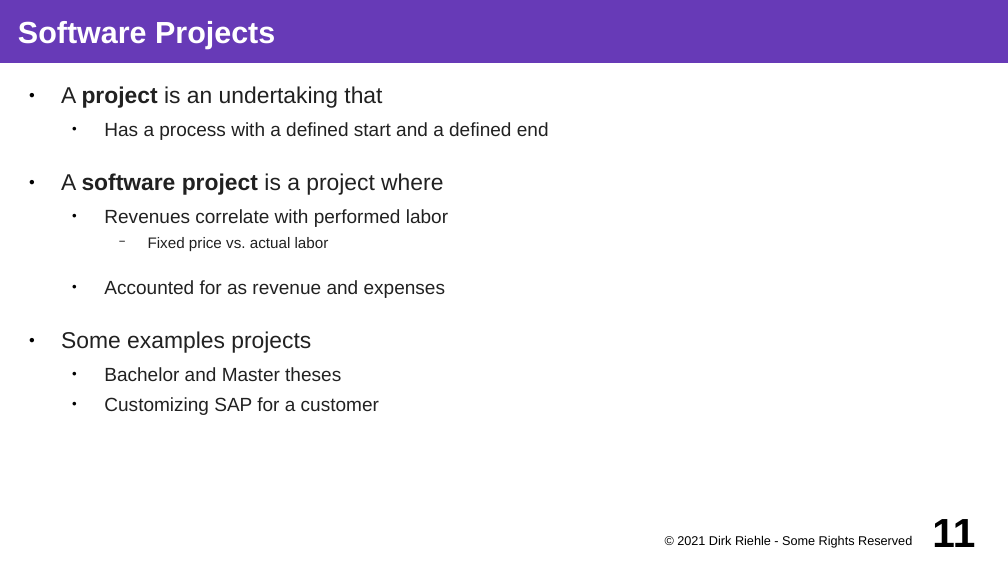
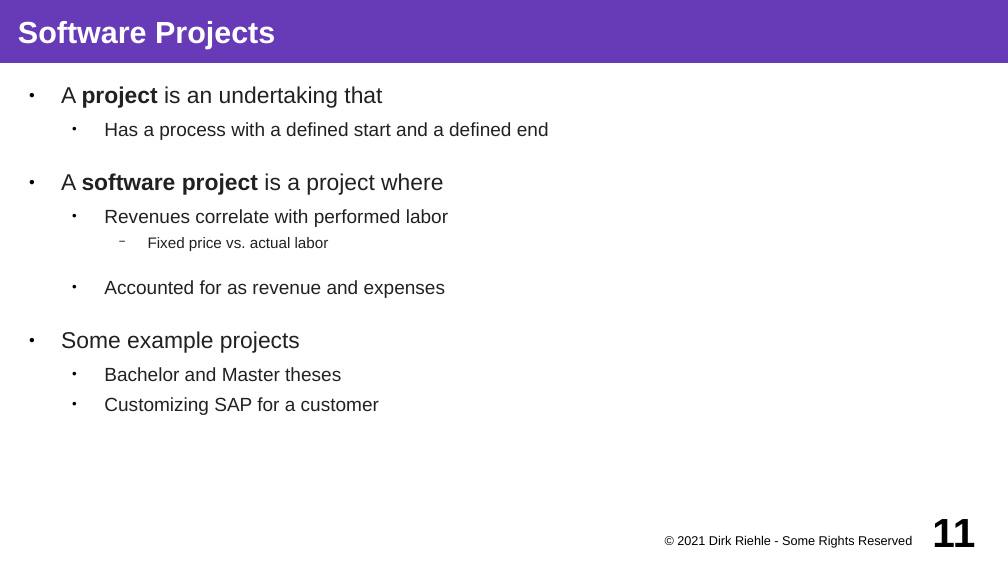
Before and after one commit to dirkriehle/coss-course, a slide deck: slide 11 of Lecture slides/COSS B03 - Software Vendors.odp. Drawn at 1008x567 pixels with LibreOffice and Linux fonts; fonts in the diff are those of the drawing. Boxes give left, top, right and bottom in pixels: in the first picture for what was removed or moved away, otherwise in the second. Text is boxed around its words. In the diff, an @@ line names an element or a change of style, - is before the commit and + after.

```diff
--- a/Lecture slides/COSS B03 - Software Vendors.odp
+++ b/Lecture slides/COSS B03 - Software Vendors.odp
@@ text at <box>61,331,300,353</box>: text changed @@
-● Some examples projects
+● Some example projects
```
Also in this commit, not shown: 3 other slides changed, 6 other files.
